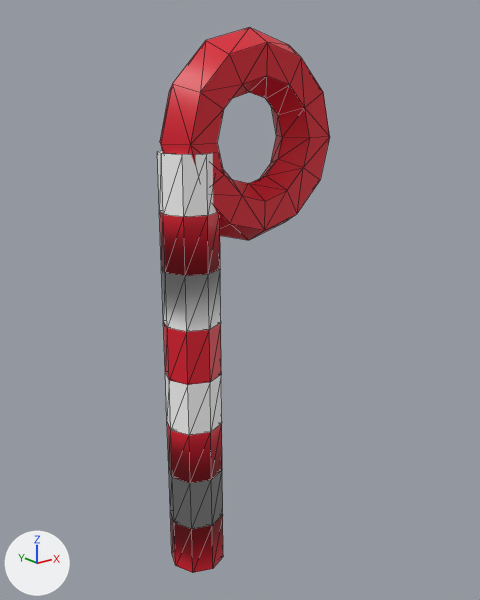
What one commit did to the FBX model blender/export/DecoCandyCane.fbx.
Camera for both pictures: a camera (50 mm lens) standing at (-2.44, -3.57, 3.4) and looking at (0.45, 0.04, 1.96). The lights are fixed; the arrows at lower left show +X, +Y and +Z. The picture after the commit comes second. Mesh edges are drawn as thin lines. Vertices at exactly the same position are counted once.

The first picture shows 'DecoCandyCane'.
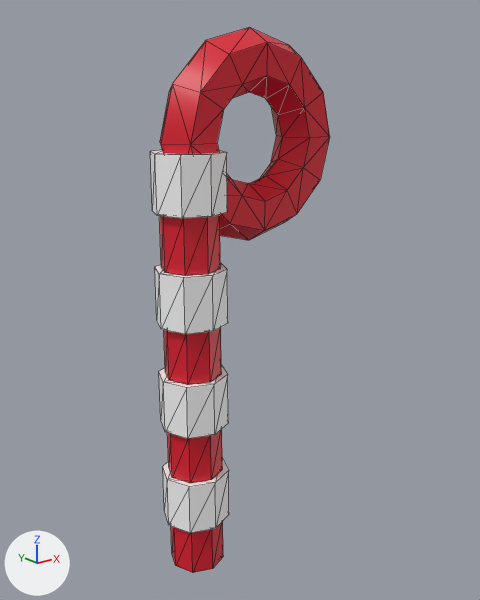
The change in detail:
me_cone is used by ob_decocandycane; location (0.0, 0.0, 0.0).
me_cone had 176 vertices, 368 faces and spanned x -0.2..1.2, y -0.2..0.2, z 0.0..3.8.
me_cone now has 200 vertices, 368 faces and spans x -0.25..1.2, y -0.25..0.25, z 0.0..3.8.
me_cone part 1: a new loose piece, an 8-sided cylinder along z spanning x -0.25..0.25, y -0.25..0.25, z 0.38..0.76, in mat_main (white #fafafa).
me_cone part 2: a new loose piece, an 8-sided cylinder along z spanning x -0.25..0.25, y -0.25..0.25, z 1.14..1.52, in mat_main (white #fafafa).
me_cone part 3: a new loose piece, an 8-sided cylinder along z spanning x -0.25..0.25, y -0.25..0.25, z 1.9..2.28, in mat_main (white #fafafa).
me_cone part 4: a new loose piece, an 8-sided cylinder along z spanning x -0.25..0.25, y -0.25..0.25, z 2.66..3.04, in mat_main (white #fafafa).
me_cone part 5: the loose piece of 16 vertices spanning x -0.2..0.2, y -0.2..0.2, z 2.66..3.04 is deleted.
Part 6, on me_cone:
28 faces are deleted.
Part 7, on me_cone:
24 vertices are removed from x -0.2..0.2, y -0.2..0.2, z 1.14..1.9.
78 faces are deleted.
22 new faces join them, mat_accent (red #dd182e).

Changed parts and their boxes [x1, y1, x2, y2] in the pictures (480 x 600 px):
'DecoCandyCane', reshaped
    before: [157, 27, 330, 573]
    after: [150, 27, 330, 573]
part 1 of me_cone, added
    after: [163, 458, 229, 533]
part 2 of me_cone, added
    after: [159, 365, 228, 438]
part 3 of me_cone, added
    after: [155, 263, 228, 334]
part 4 of me_cone, added
    after: [150, 150, 227, 218]
part 5 of me_cone, deleted
    before: [157, 151, 217, 217]
part 6 of me_cone, deleted
    before: [169, 469, 223, 529]
part 7 of me_cone, built on
    before: [161, 267, 222, 435]
    after: [164, 327, 221, 385]
